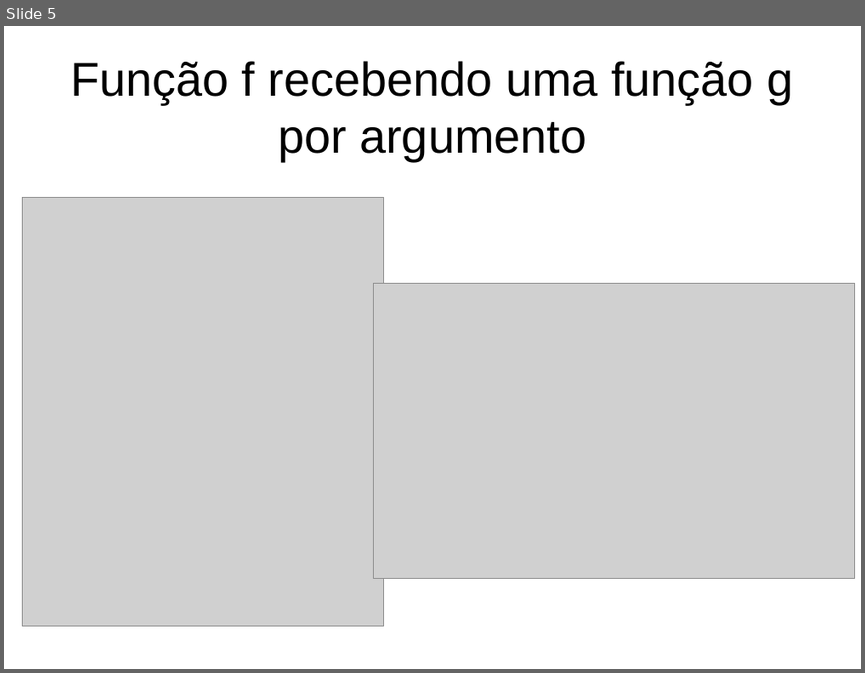
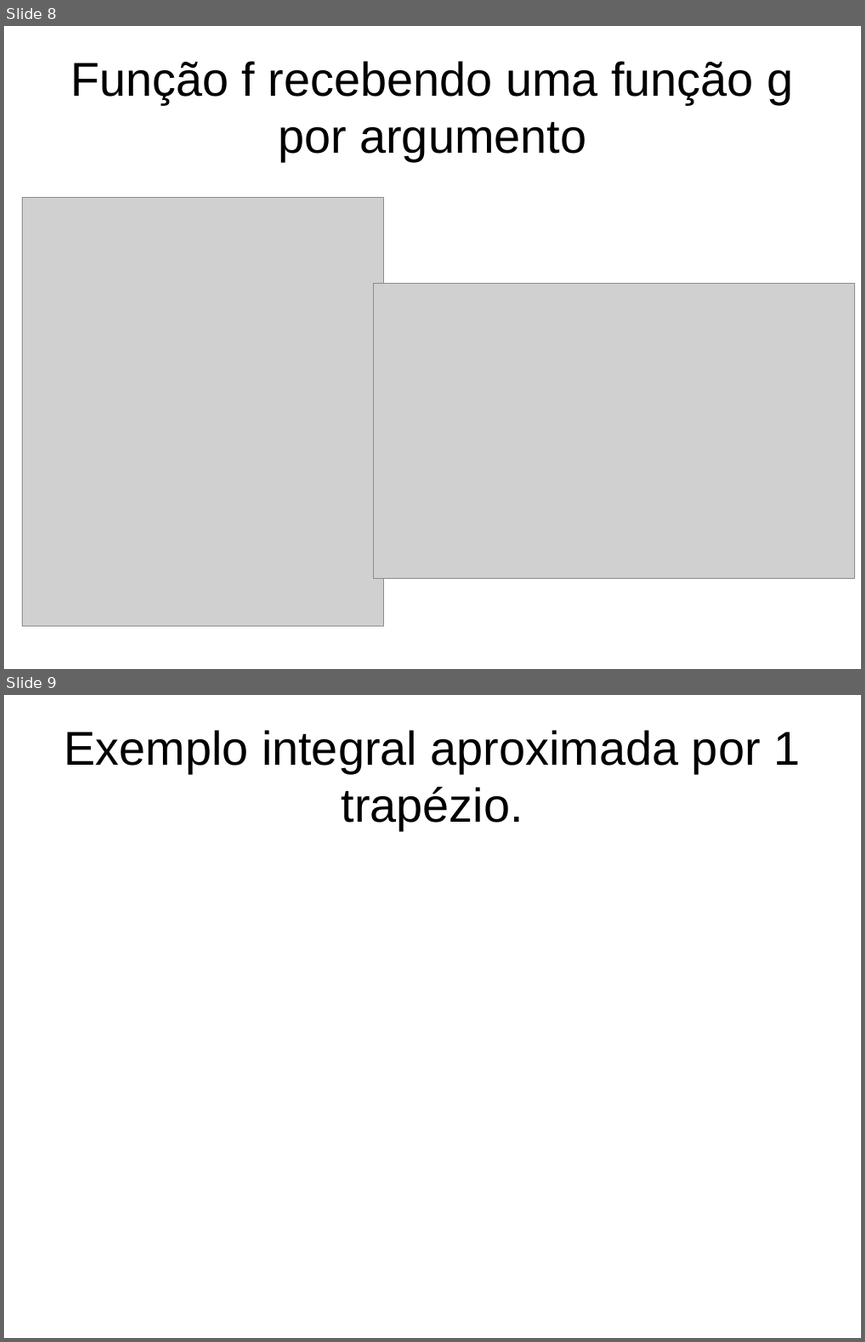
Before and after one commit to iurisegtovich/EQE359_Termodinamica_I, a slide deck: _arquivos_office/material_didatico/curso_parte2D_logica_e_sintaxe_DEF_FUNCOES.odp. Shown one above the other, each under a label of ours: slide 5 before the commit, slides 8 and 9 after it. The pictures are 865x673 and 865x1342 pixels, drawn with LibreOffice and Linux fonts; fonts in the diff are those of the drawing; grey boxes stand for pictures. Boxes give left, top, right and bottom in pixels: in the first picture for what was removed or moved away, otherwise in the second. Text is boxed around its words. In the diff, an @@ line names an element or a change of style, - is before the commit and + after.

```diff
--- a/_arquivos_office/material_didatico/curso_parte2D_logica_e_sintaxe_DEF_FUNCOES.odp
+++ b/_arquivos_office/material_didatico/curso_parte2D_logica_e_sintaxe_DEF_FUNCOES.odp
@@ slide 9 added at (x1=4, y1=695, x2=861, y2=1338), background #FFFFFF @@
@@ title added at (x1=64, y1=730, x2=800, y2=830), 44 pt, text #000000 @@
+Exemplo integral aproximada por 1 trapézio.
@@ what was slide 5 is now slide 8 @@
```
Also in this commit, not shown: 2 slides changed, 4 other slides added, 2 slides removed, 12 other files.
